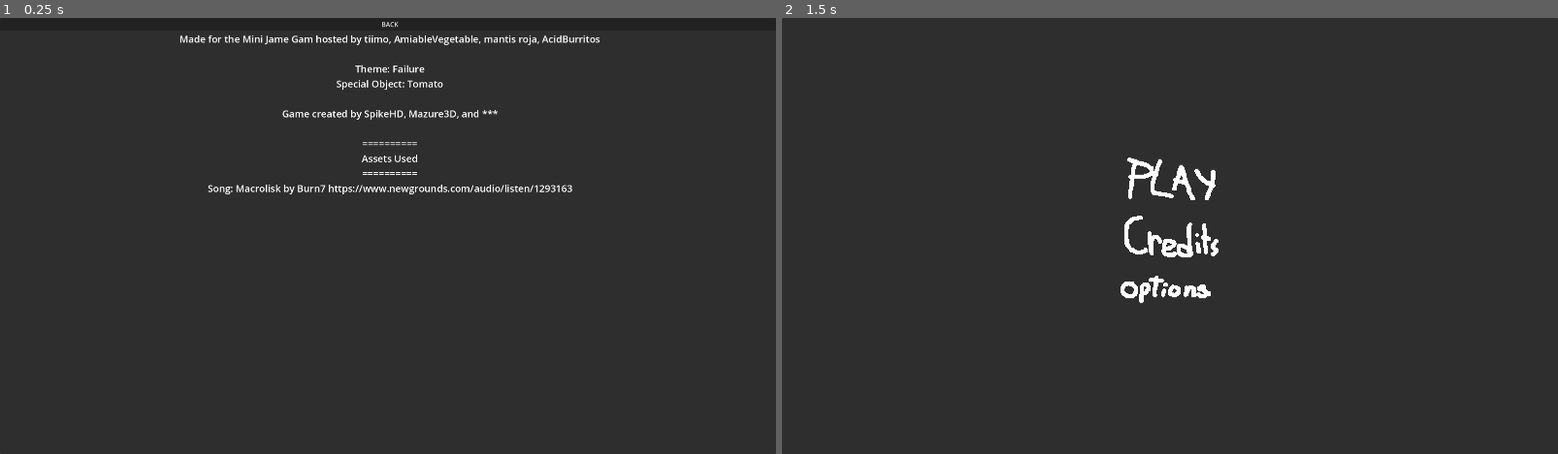
Above: before the commit, frames 1-2 (left to right).
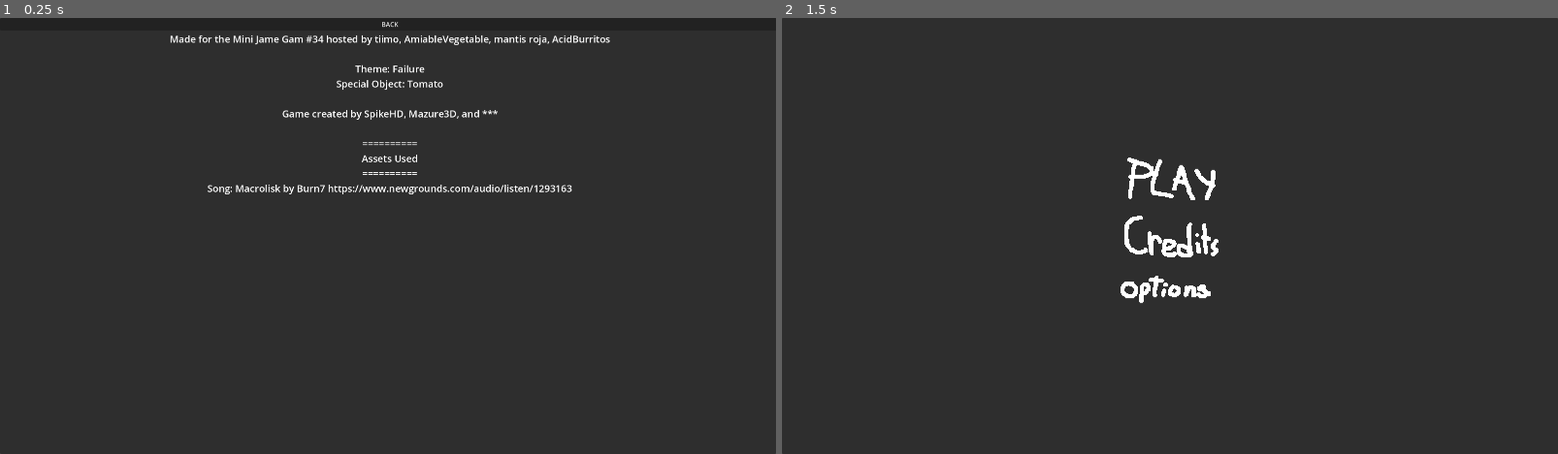
Above: after the commit, the same moments.

Repository: Quarticore/UntitledTomatoGame
Game: Godot game, scene res://scenes/credits_menu.tscn
Same seed, same stepped clock (60 frames per second), same inputs: the game is played once before the commit and once after it. This scene is started directly instead of the project's main scene.
Inputs (mouse positions are in pixels of both pictures, inside the frame that each line leads up to):
- Up to frame 1 (0.25 s): no input
- Up to frame 2 (1.5 s): tap Enter at 0.5 s; move the mouse to (1340, 214) at 0.52 s; hold D (InputRight) 0.53-1.25 s; click (1340, 214) at 0.6 s; click "BACK" at 1.25 s

The runs differ from the first frame. In frame 1, 1.0% of the frame differs, in the area x 22-79%, y 4-41%; in frame 2, nothing differs.

Commit message:
Add number suffix to mini jame gam credits

Diff:
--- a/scenes/credits_menu.tscn
+++ b/scenes/credits_menu.tscn
@@ -43,7 +43,7 @@
 
 [node name="Label" type="Label" parent="Panel/VBoxContainer"]
 layout_mode = 2
-text = "Made for the Mini Jame Gam hosted by tiimo, AmiableVegetable, mantis roja, AcidBurritos
+text = "Made for the Mini Jame Gam #34 hosted by tiimo, AmiableVegetable, mantis roja, AcidBurritos
 
 Theme: Failure
 Special Object: Tomato
